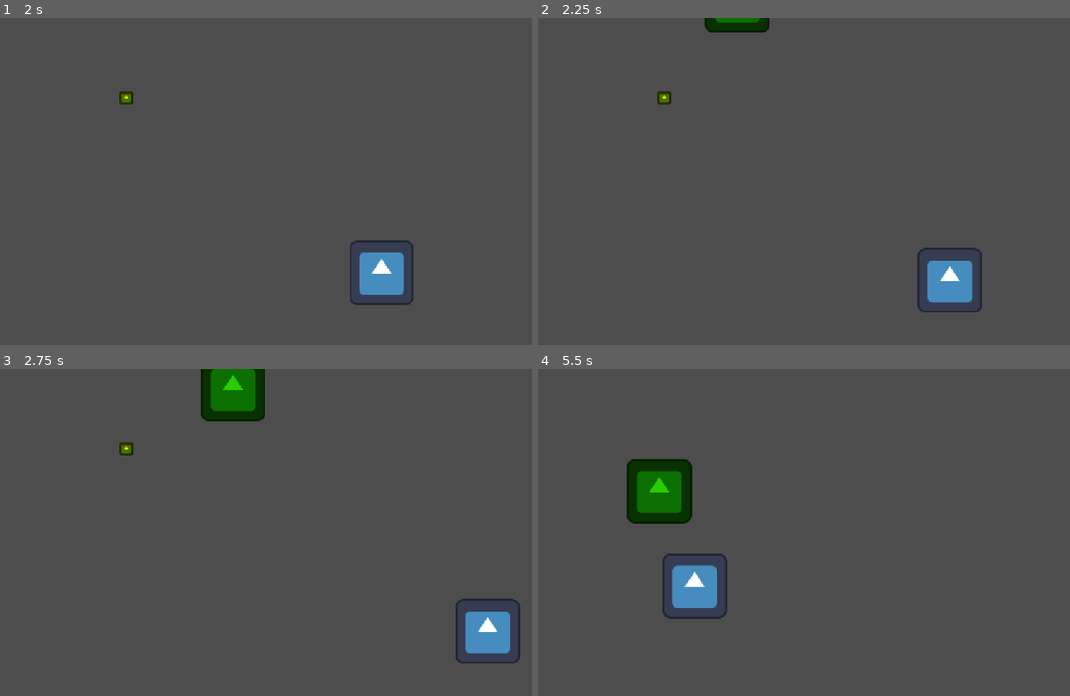
Above: before the commit, frames 1-4 (two rows, left to right).
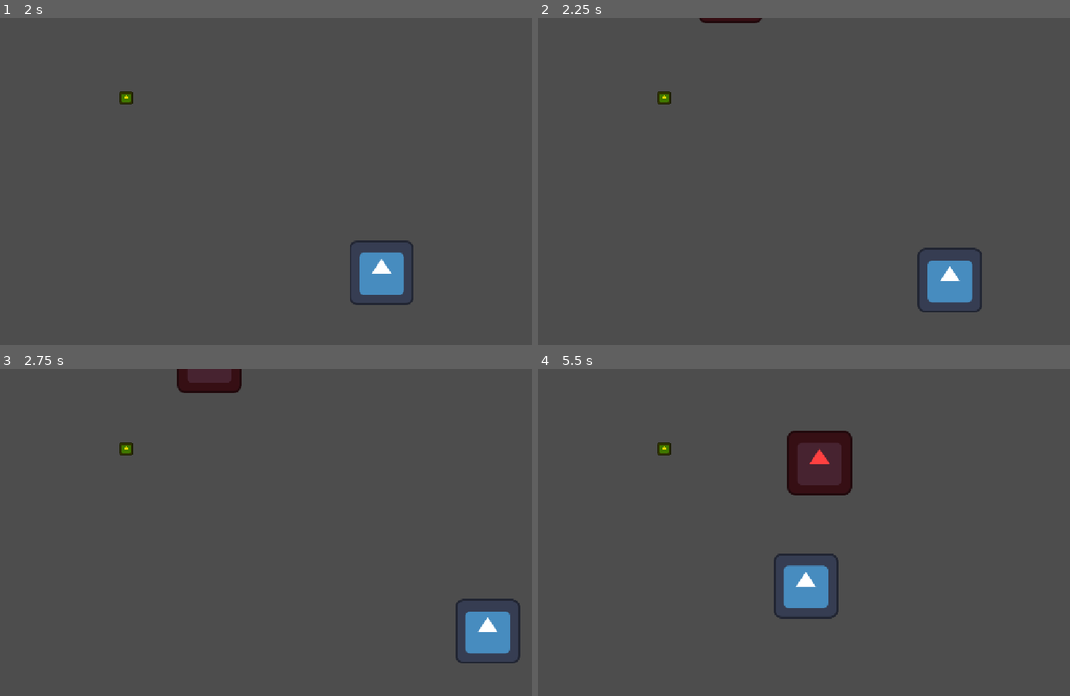
Above: after the commit, the same moments.

Repository: NxtCreator/little-archery
Game: Godot game, scene res://scenes/main.tscn
The game is run twice, just before and just after one commit, with the same random seed, the same clock (stepped at 60 frames per second) and the same inputs. The engine's default icon, where the game draws it, is replaced by a stand-in: a white triangle on a blue panel in a dark square.
Inputs (mouse positions are in pixels of both pictures, inside the frame that each line leads up to):
- Up to frame 1 (2 s): tap Enter at 0.5 s; move the mouse to (420, 165) at 0.52 s; hold D (move_right) 0.53-1.28 s; tap Alt at 0.6 s; click (420, 165) at 0.67 s; move the mouse to (175, 197) at 1.27 s; hold S (move_down) from 1.28 s (still down); tap Shift at 1.35 s
- Up to frame 2 (2.25 s): move the mouse to (889, 109) at 2.02 s; release S (move_down) at 2.03 s; hold D (move_right) from 2.03 s (still down); tap Alt at 2.1 s
- Up to frame 3 (2.75 s): keep holding D (move_right)
- Up to frame 4 (5.5 s): move the mouse to (798, 597) at 2.77 s; release D (move_right) at 2.78 s; hold W (move_up) 2.78-3.53 s; tap Shift at 2.85, 4.35 s; click (798, 597) at 2.92 s; move the mouse to (1006, 581) at 3.52 s; hold A (move_left) 3.53-5.03 s; tap Alt at 3.6, 5.1 s; move the mouse to (655, 483) at 4.27 s; move the mouse to (857, 532) at 5.02 s; hold S (move_down) from 5.03 s (still down); click (857, 532) at 5.17 s

Frame 1 is identical in both runs. In frame 2, 0.5% of the frame differs, in the area x 30-44%, y 0-5%; in frame 3, 2.2%; in frame 4, 7.8%, in the area x 16-60%, y 18-77%.

Commit message:
Add tank_enemy inherited scene with low speed, 6 HP, and purple tint

Diff:
--- a/scenes/main.gd
+++ b/scenes/main.gd
@@ -2,7 +2,9 @@
 @export var spawn_distance = 700
 var enemy_scenes = [
 	preload("res://scenes/enemy.tscn"),
-	preload("res://scenes/fast_enemy.tscn")
+	preload("res://scenes/fast_enemy.tscn"),
+	preload("res://scenes/tank_enemy.tscn"),
+
 ]
 
 func _on_timer_timeout() -> void:
--- /dev/null
+++ b/scenes/tank_enemy.tscn
@@ -0,0 +1,10 @@
+[gd_scene format=3 uid="uid://f570ds44aid6"]
+
+[ext_resource type="PackedScene" uid="uid://bbpbm7xyctf50" path="res://scenes/enemy.tscn" id="1_oyqd1"]
+
+[node name="Enemy" unique_id=283542043 instance=ExtResource("1_oyqd1")]
+speed = 50
+health = 6
+
+[node name="Sprite2D" parent="." index="0" unique_id=330599043]
+modulate = Color(0.61313206, 0.44414523, 1, 1)
